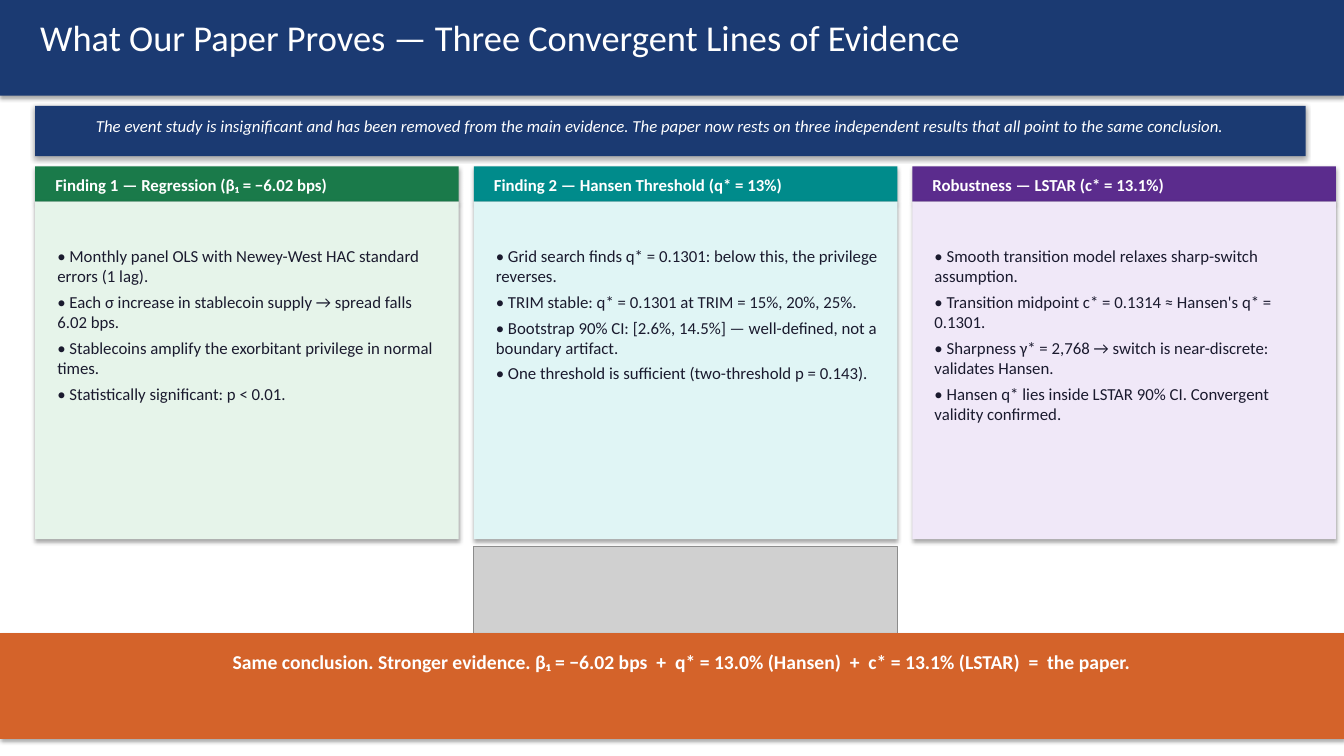
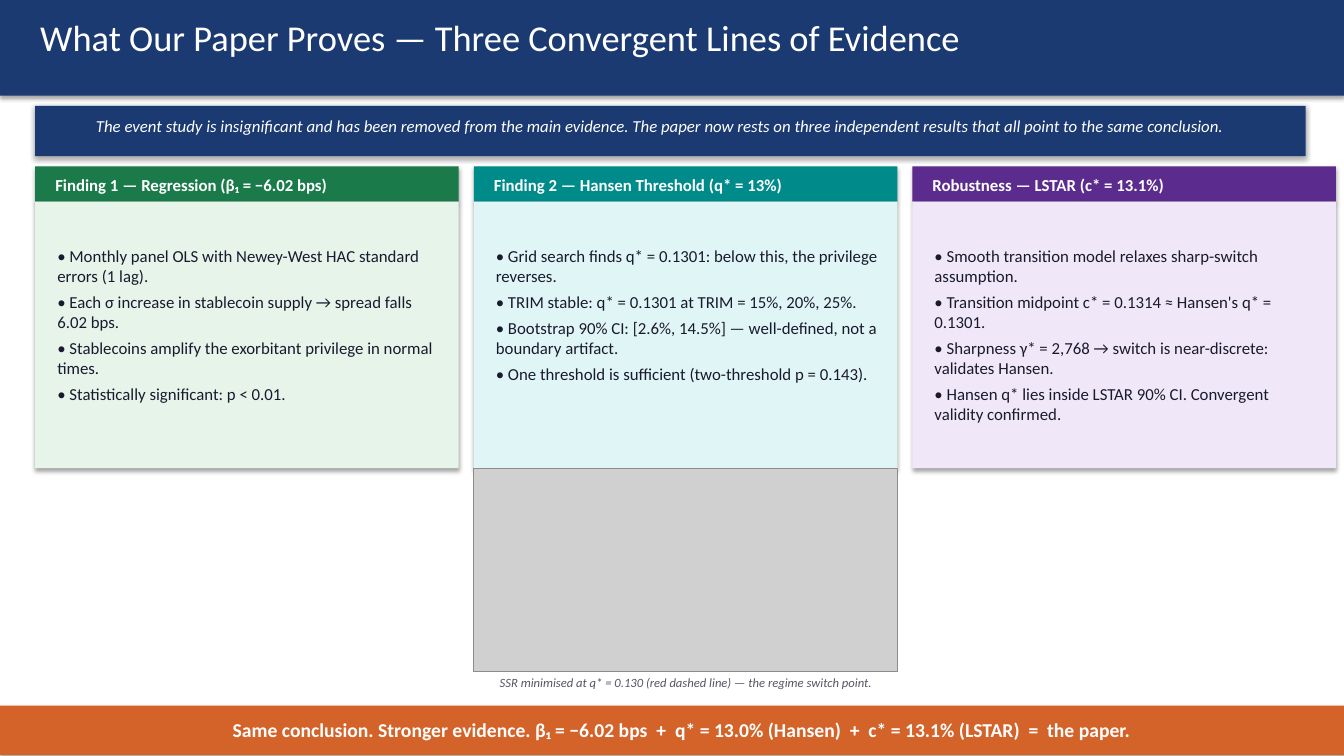
Before and after one commit to kimmireu0921/Stablecoins-and-the-Exorbitant-Privilege, a slide deck: slide 6 of presentations/0602_Stablecoin_Exorbitant_Privilege.pptx. Drawn at 1344x756 pixels with LibreOffice and Linux fonts; fonts in the diff are those of the drawing; grey boxes stand for pictures. Boxes give left, top, right and bottom in pixels: in the first picture for what was removed or moved away, otherwise in the second. Text is boxed around its words. In the diff, an @@ line names an element or a change of style, - is before the commit and + after.

```diff
--- a/presentations/0602_Stablecoin_Exorbitant_Privilege.pptx
+++ b/presentations/0602_Stablecoin_Exorbitant_Privilege.pptx
@@ rectangle: place and size @@
-rectangle at (35, 202, 459, 539)
+rectangle at (35, 202, 459, 469)
@@ rectangle: place and size @@
-rectangle at (474, 202, 897, 539)
+rectangle at (474, 202, 897, 469)
@@ rectangle: place and size @@
-rectangle at (912, 202, 1336, 539)
+rectangle at (912, 202, 1336, 469)
@@ picture: place and size @@
-picture at (474, 546, 897, 693)
+picture at (474, 469, 897, 673)
@@ text added at (500, 678, 872, 689), 9 pt, text #555566, italic @@
+SSR minimised at q* = 0.130 (red dashed line) — the regime switch point.
@@ rectangle: place and size @@
-rectangle at (0, 633, 1344, 739)
+rectangle at (0, 706, 1344, 755)
@@ text "Same conclusion. Stronger evidence. β₁ ...": place and size @@
-text "Same conclusion. Stronger evidence. β₁ ..." at (233, 654, 1130, 673)
+text "Same conclusion. Stronger evidence. β₁ ..." at (233, 722, 1130, 741)
@@ text removed at (1315, 739, 1324, 741) @@
-6
```
Also in this commit, not shown: 3 other slides changed.
